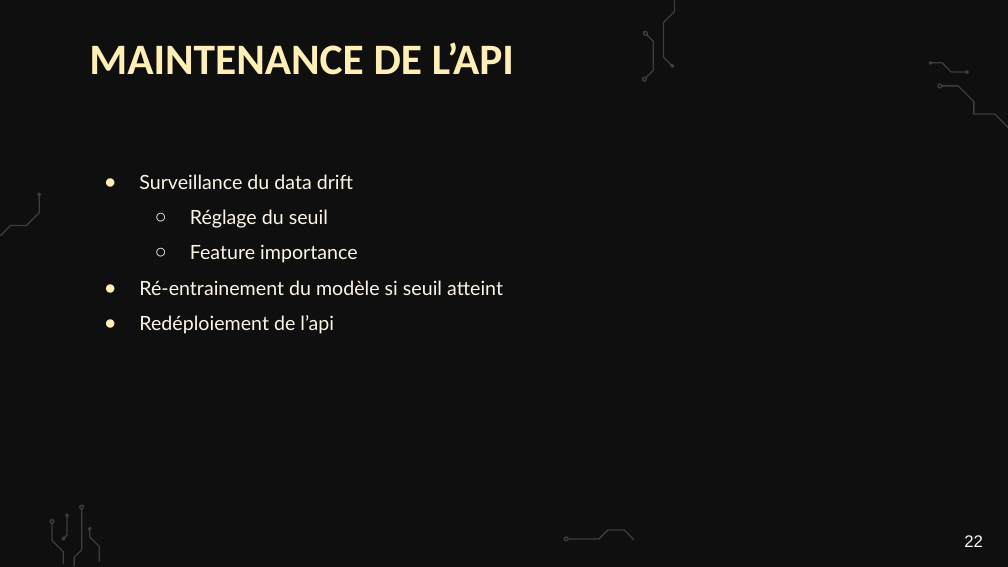
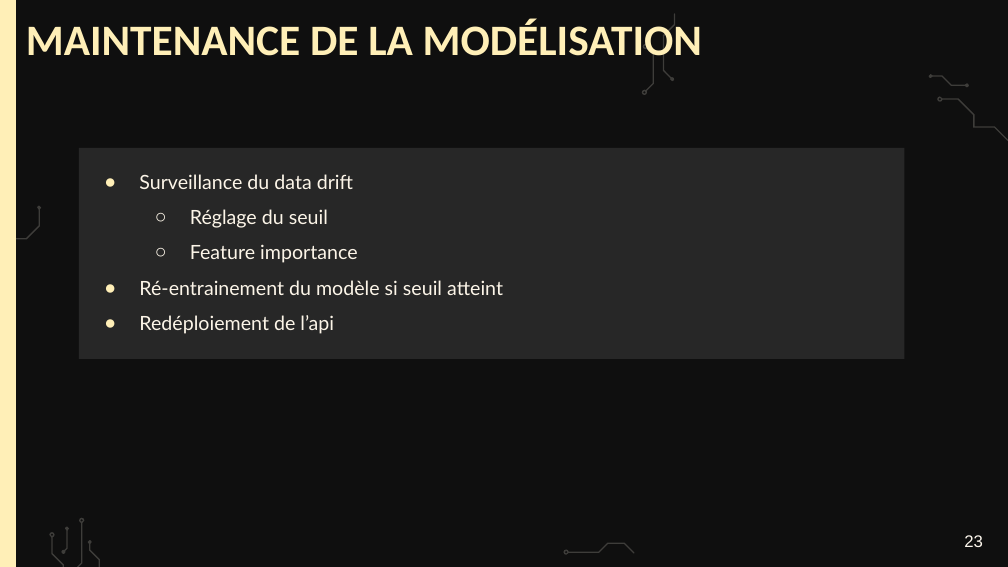
Before and after one commit to webew/api-oc-projet7, a slide deck: slide 23 of Fillion_Bertrand_6_presentation_022026.pptx (slide 22 before the commit). Drawn at 1008x567 pixels with LibreOffice and Linux fonts; fonts in the diff are those of the drawing; background and template pictures are left out. Boxes give left, top, right and bottom in pixels: in the first picture for what was removed or moved away, otherwise in the second. Text is boxed around its words. In the diff, an @@ line names an element or a change of style, - is before the commit and + after.

```diff
--- a/Fillion_Bertrand_6_presentation_022026.pptx
+++ b/Fillion_Bertrand_6_presentation_022026.pptx
@@ rectangle added at [0,0,16,566], fill #FFEFB7 @@
@@ title at [26,19,702,66]: text changed @@
-MAINTENANCE DE L’API
+MAINTENANCE DE LA MODÉLISATION
@@ subtitle "Surveillance du data drift": place and size @@
-subtitle "Surveillance du data drift" at [139,174,503,334]
+subtitle "Surveillance du data drift" at [79,148,904,359]
@@ subtitle "Surveillance du data drift" at [79,148,904,359]: fill none to #272727 @@
@@ 10 freeform shapes: place and size @@
-10 freeform shapes at [0,0,1008,566]
+10 freeform shapes at [0,13,1008,567]
@@ page number at [964,535,983,547]: text changed @@
-22
+23
```
Also in this commit, not shown: 26 other slides changed, 3 slides added.
